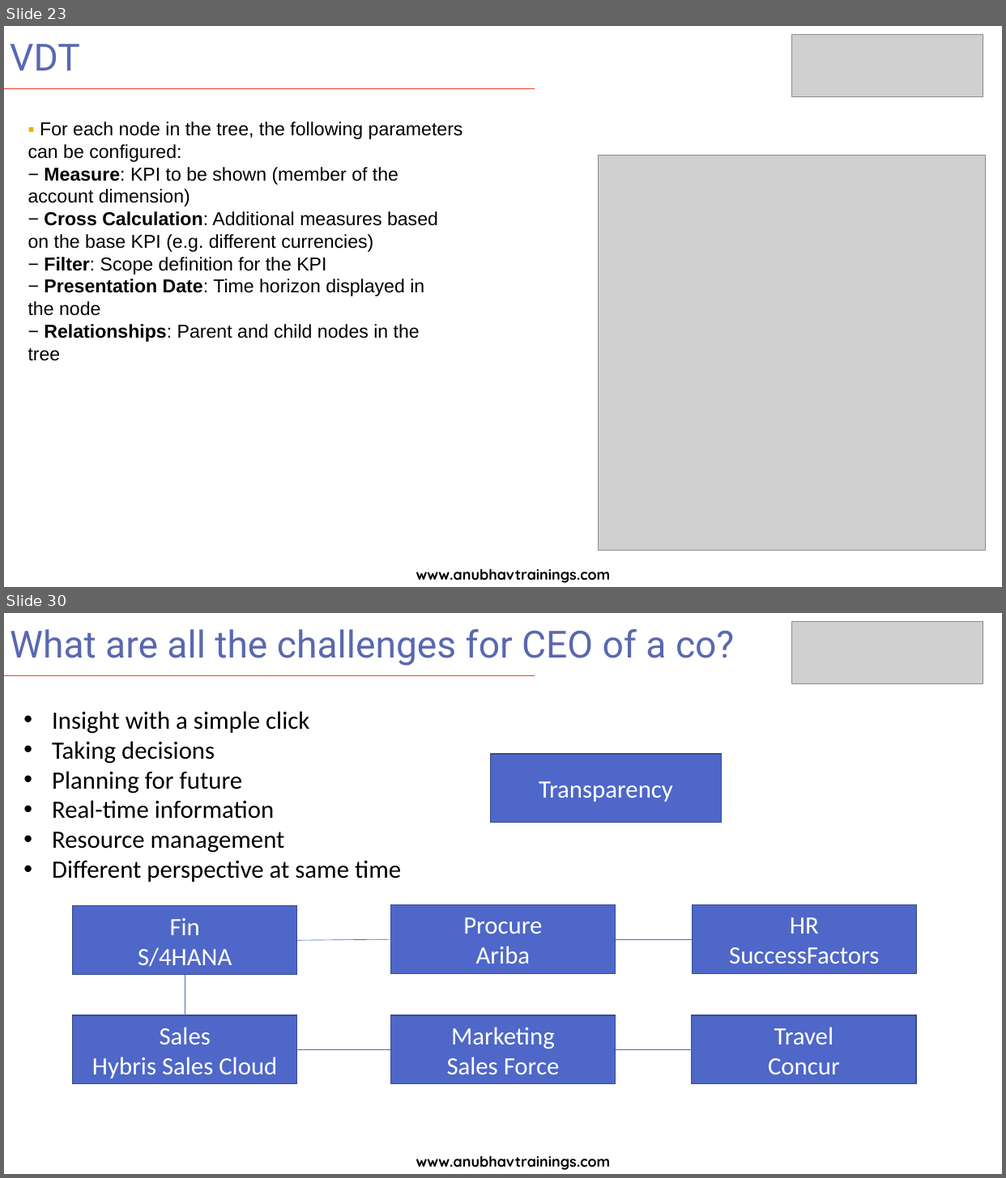
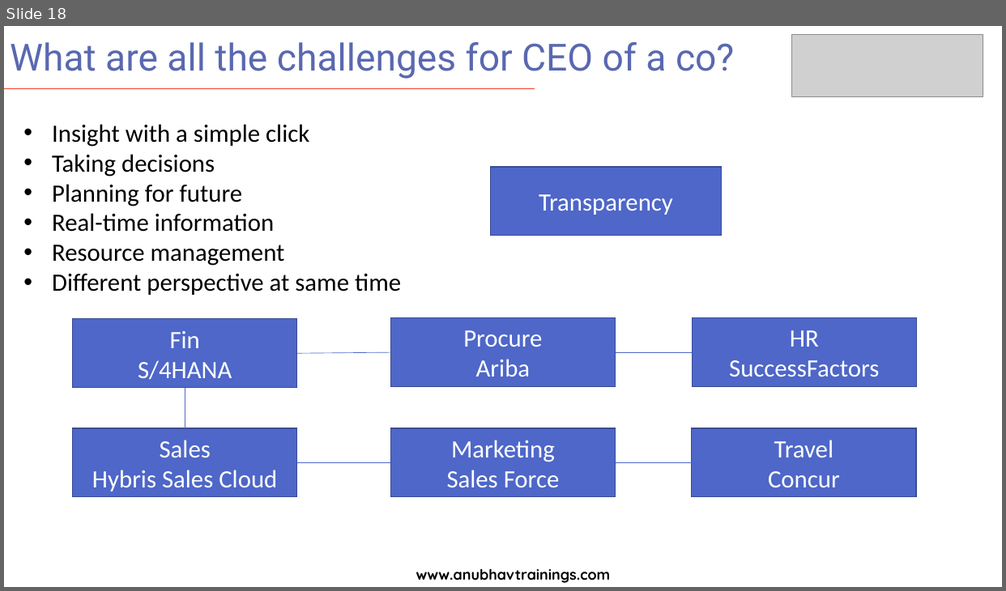
Before and after one commit to soyuztechnologies/SAC_merckgroup, a slide deck: day 9/SAC_Training Day 9.pptx. Shown one above the other, each under a label of ours: slides 23 and 30 before the commit, slide 18 after it; the slides between them are not shown. The pictures are 1006x1178 and 1006x591 pixels, drawn with LibreOffice and Linux fonts; fonts in the diff are those of the drawing; grey boxes stand for pictures. Boxes give left, top, right and bottom in pixels: in the first picture for what was removed or moved away, otherwise in the second. Text is boxed around its words. In the diff, an @@ line names an element or a change of style, - is before the commit and + after.

```diff
--- a/day 9/SAC_Training Day 9.pptx
+++ b/day 9/SAC_Training Day 9.pptx
@@ slide 23 removed at bbox=[4, 26, 1002, 587], background #FFFFFF @@
@@ title removed at bbox=[10, 44, 80, 71] @@
-VDT
@@ picture removed at bbox=[792, 35, 983, 97] @@
@@ line removed from (4, 89) to (535, 89) @@
@@ text removed at bbox=[28, 122, 463, 361] @@
-▪ For each node in the tree, the following parameters
-can be configured:
-− Measure: KPI to be shown (member of the
-account dimension)
-− Cross Calculation: Additional measures based
-on the base KPI (e.g. different currencies)
-− Filter: Scope definition for the KPI
-− Presentation Date: Time horizon displayed in
-the node
-− Relationships: Parent and child nodes in the
-tree
@@ picture removed at bbox=[599, 155, 986, 550] @@
@@ text removed at bbox=[416, 569, 611, 583] @@
-www.anubhavtrainings.com
@@ what was slide 30 is now slide 18 @@
```
Also in this commit, not shown: 15 other slides removed, 12 other files.
